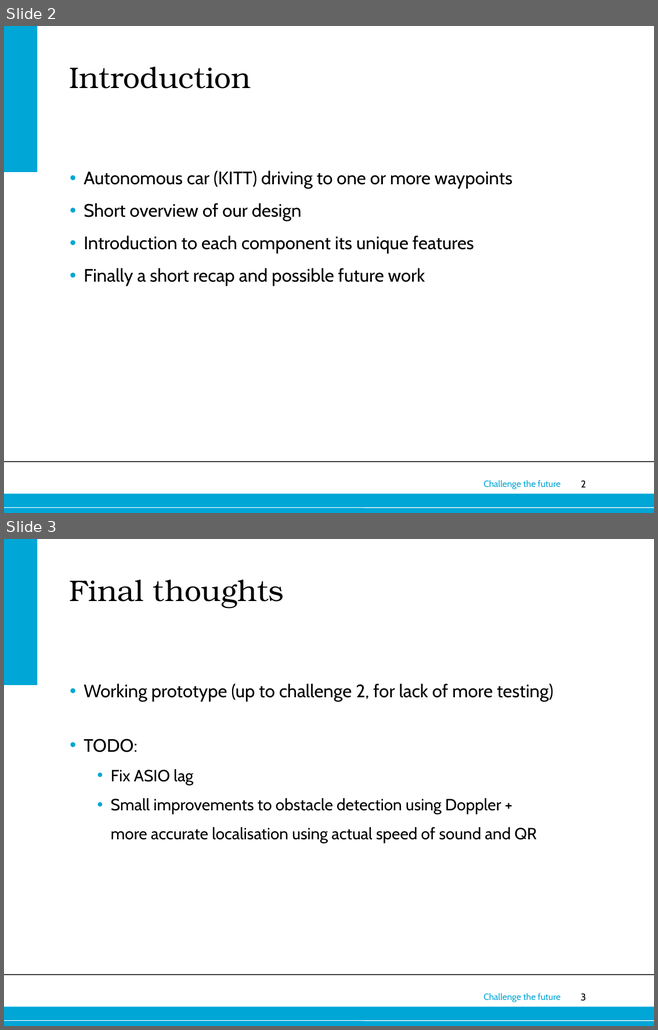
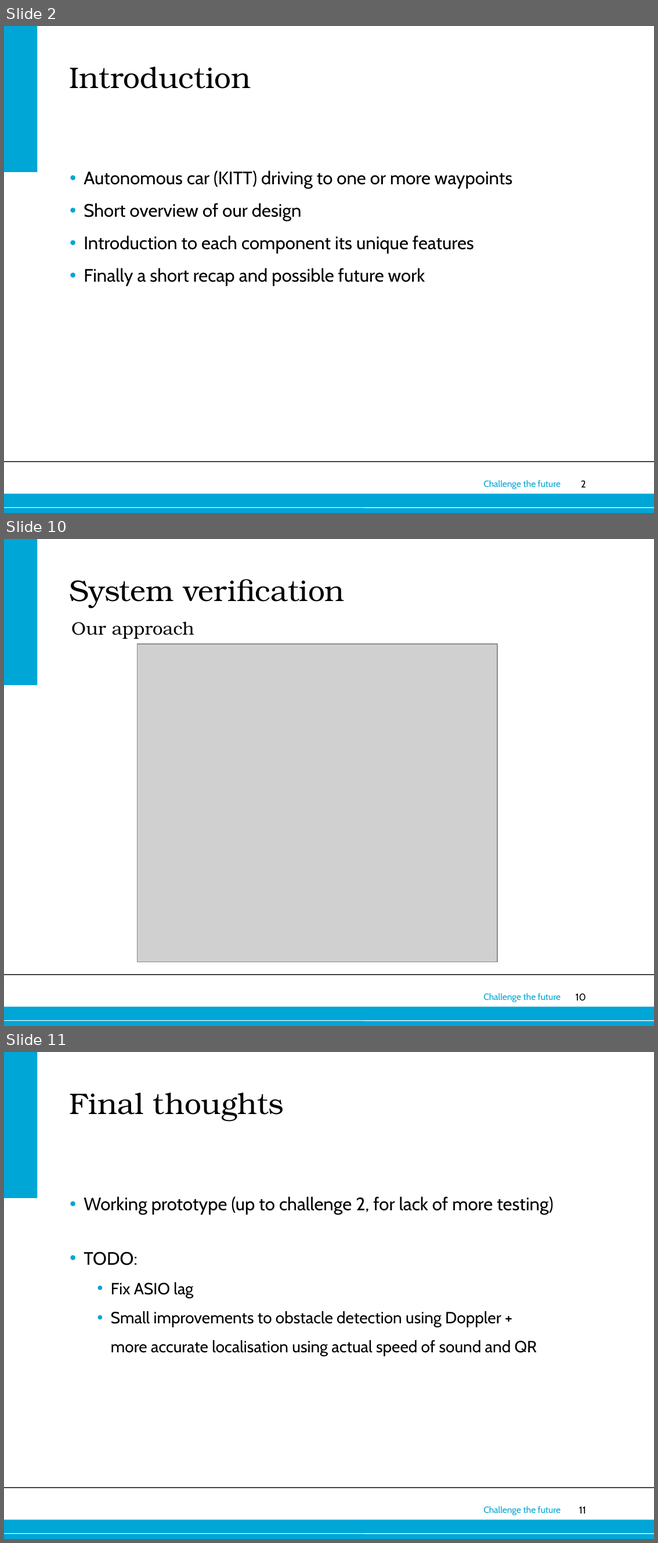
Before and after one commit to rphes/KITT-KATT, a slide deck: docs/final-presentation/final-presentation.pptx. Shown one above the other, each under a label of ours: slides 2 and 3 before the commit, slides 2, 10 and 11 after it; the slides between them are not shown. The pictures are 658x1030 and 658x1543 pixels, drawn with LibreOffice and Linux fonts; fonts in the diff are those of the drawing; grey boxes stand for pictures; background and template pictures are left out. Boxes give left, top, right and bottom in pixels: in the first picture for what was removed or moved away, otherwise in the second. Text is boxed around its words. In the diff, an @@ line names an element or a change of style, - is before the commit and + after.

```diff
--- a/docs/final-presentation/final-presentation.pptx
+++ b/docs/final-presentation/final-presentation.pptx
@@ slide 10 added at box(4, 539, 654, 1026), background #FFFFFF; not listed: 6 template elements that a slide beside it also shows @@
@@ title added at box(69, 579, 344, 608), 33 pt, text #000000 @@
+System verification
@@ text added at box(71, 621, 194, 639), 20 pt, text #000000 @@
+Our approach
@@ picture added at box(137, 644, 497, 962) @@
@@ what was slide 3 is now slide 11 @@
@@ page number at box(579, 1507, 586, 1514): text changed @@
-3
+11
```
Also in this commit, not shown: 7 other slides added, 5 other files.
